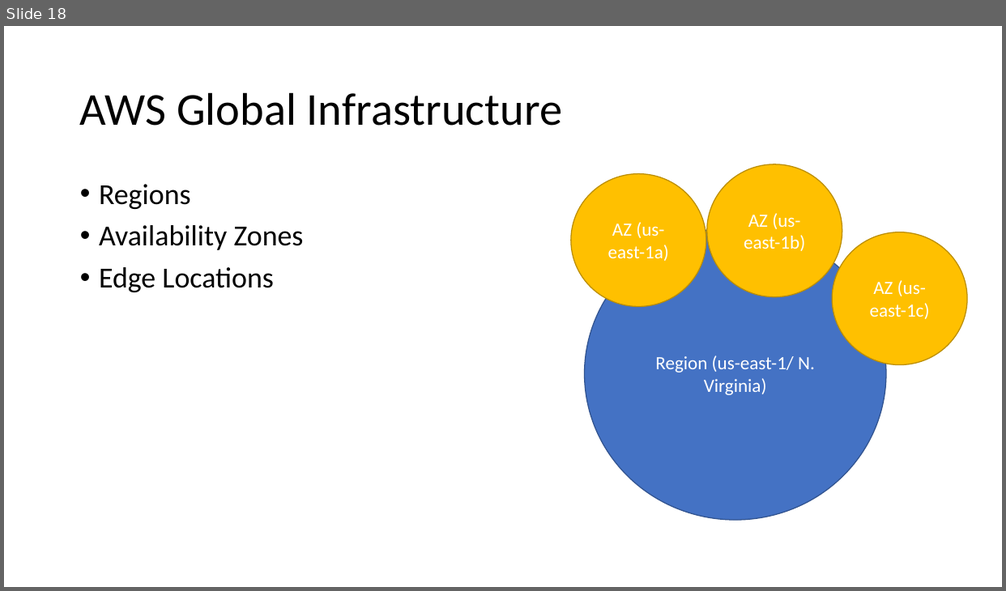
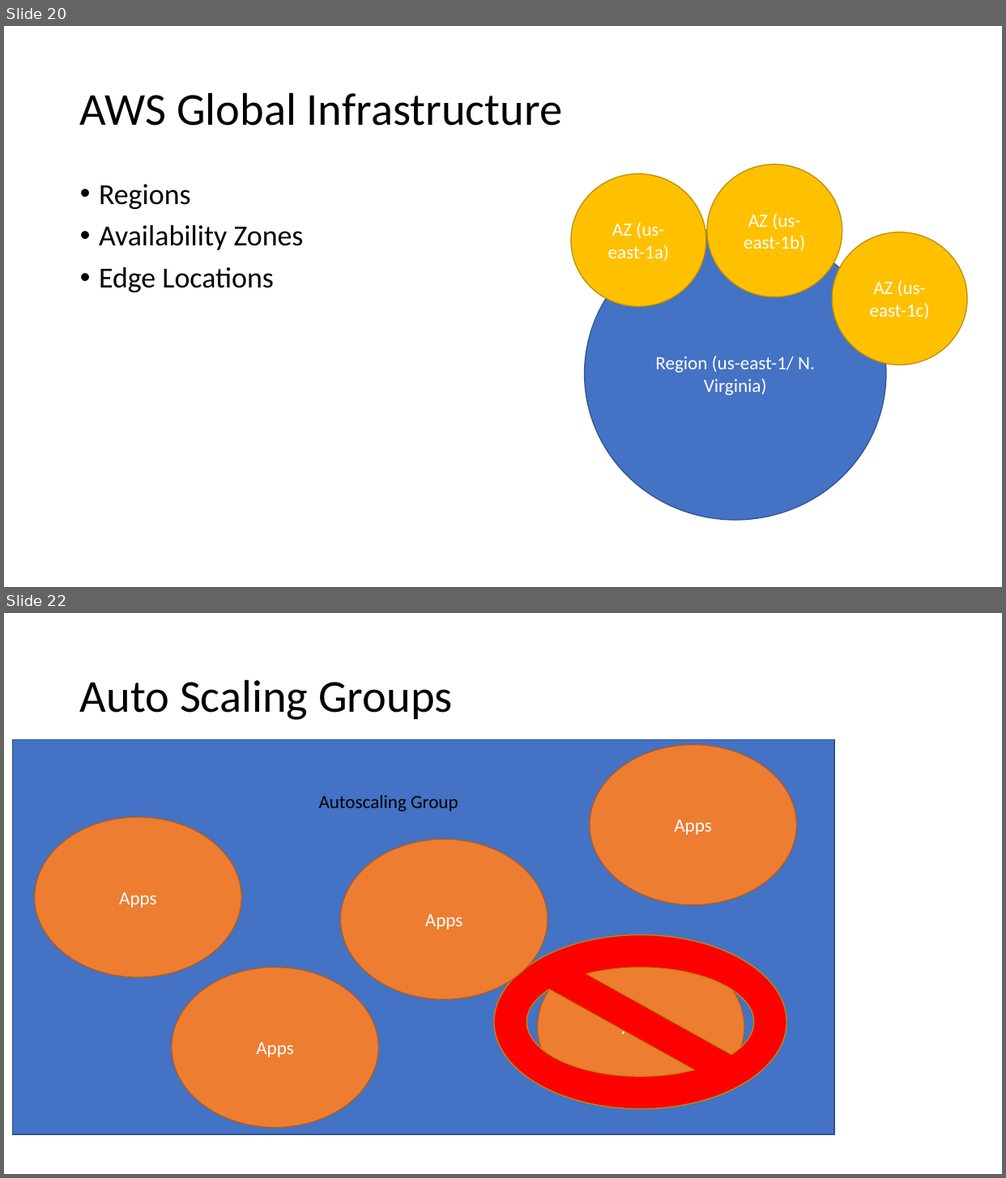
Before and after one commit to 200914ROC2/Training, a slide deck: 7Week-DevOps-AWS/7w-aws-devops.pptx. Shown one above the other, each under a label of ours: slide 18 before the commit, slides 20 and 22 after it; the slides between them are not shown. The pictures are 1006x591 and 1006x1178 pixels, drawn with LibreOffice and Linux fonts; fonts in the diff are those of the drawing. Boxes give left, top, right and bottom in pixels: in the first picture for what was removed or moved away, otherwise in the second. Text is boxed around its words. In the diff, an @@ line names an element or a change of style, - is before the commit and + after.

```diff
--- a/7Week-DevOps-AWS/7w-aws-devops.pptx
+++ b/7Week-DevOps-AWS/7w-aws-devops.pptx
@@ slide 22 added at <box>4,613,1002,1174</box>, background #FFFFFF @@
@@ title added at <box>80,679,452,720</box>, 44 pt, text #000000 @@
+Auto Scaling Groups
@@ rectangle added at <box>13,739,835,1135</box>, fill #4472C4, outline #325491 1 pt @@
@@ ellipse added at <box>590,745,797,905</box>, fill #ED7D31, outline #AF5C24 1 pt, 18 pt, text #FFFFFF @@
+Apps
@@ text added at <box>319,795,458,811</box>, 18 pt, text #000000 @@
+Autoscaling Group
@@ ellipse added at <box>35,817,242,977</box>, fill #ED7D31, outline #AF5C24 1 pt, 18 pt, text #FFFFFF @@
+Apps
@@ ellipse added at <box>341,839,548,999</box>, fill #ED7D31, outline #AF5C24 1 pt, 18 pt, text #FFFFFF @@
+Apps
@@ no-entry sign added at <box>494,935,787,1110</box>, fill #FF0000, outline #BD8E00 1 pt @@
@@ ellipse added at <box>538,947,745,1107</box>, fill #ED7D31, outline #AF5C24 1 pt, 18 pt, text #FFFFFF @@
+Apps
@@ ellipse added at <box>172,967,379,1127</box>, fill #ED7D31, outline #AF5C24 1 pt, 18 pt, text #FFFFFF @@
+Apps
@@ what was slide 18 is now slide 20 @@
```
Also in this commit, not shown: 3 slides changed, 3 other slides added.
